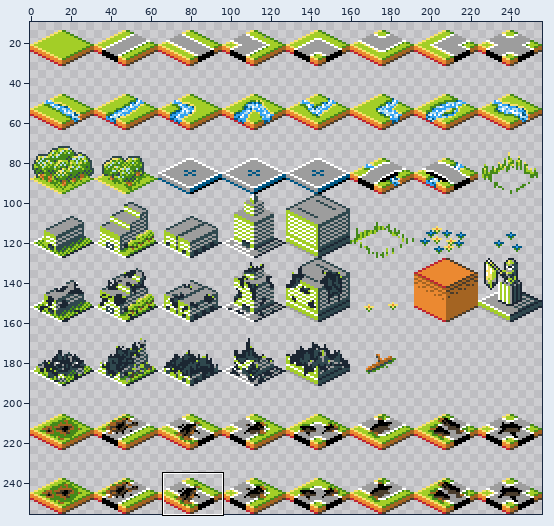
File history of a sprite sheet, assets/terrain_tileset.png. The first picture is a wide view before the edit; the outline marks the close-up.
Close-up. Old version:
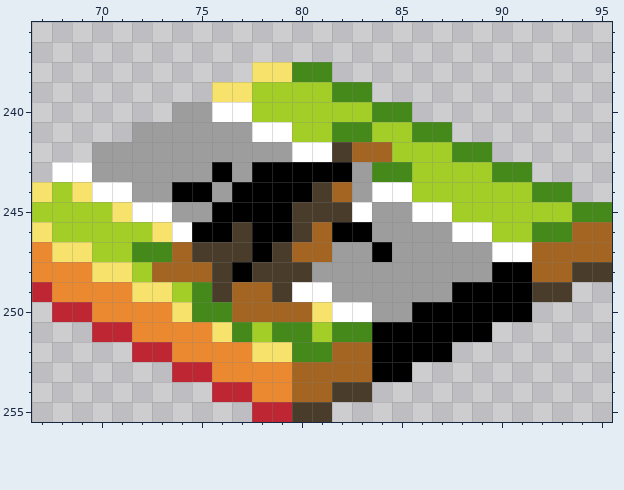
The file is 256x256 pixels. Shown: x 67..95, y 236..255. The wide view leaves out empty margins. The commit also changed other parts of the picture, which this record leaves out.
And afterwards:
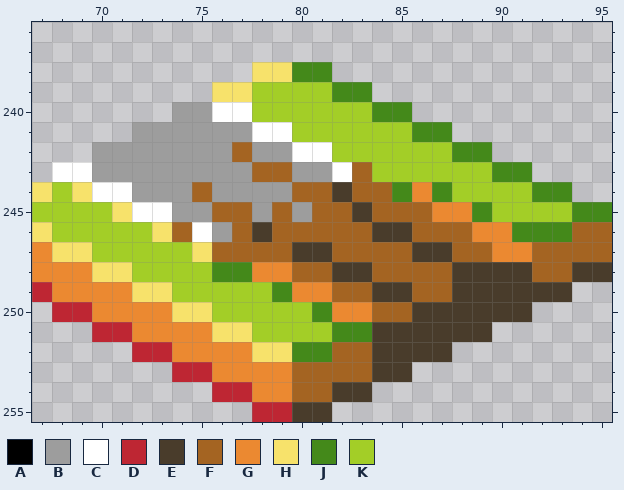
Palette (. is transparent): A #000000  B #9d9d9d  C #ffffff  D #be2633  E #493c2b  F #a46422  G #eb8931  H #f7e26b  J #44891a  K #a3ce27
Changes in this commit:
Changed rows in their new state; - is an unchanged pixel.
first column x 72:
241 ----------KK--------
242 -----F----KKK-------
243 ----B-FFBBCFKK------
244 --BF-BBBFFEFFJGJ----
245 ----FFBFBFFEFFFGGJ--
246 --FCBFEFF-FFEEFFFGGJ
247 KKKHFFFFEEFFFFEEFFGG
248 -KKKJJGGFFEEFFFFEEEE
249 ---KKKKJGGFFEEFFEEEE
250 ---HKKKKKJGGFFEEEEEE
251 -----H-KK---EEEEEE--
252 ------------EEEE----
253 ------------EE------
Pixel boxes of the changes (left, top, right, bottom) in both close-ups:
changed: (132, 122, 532, 382)
